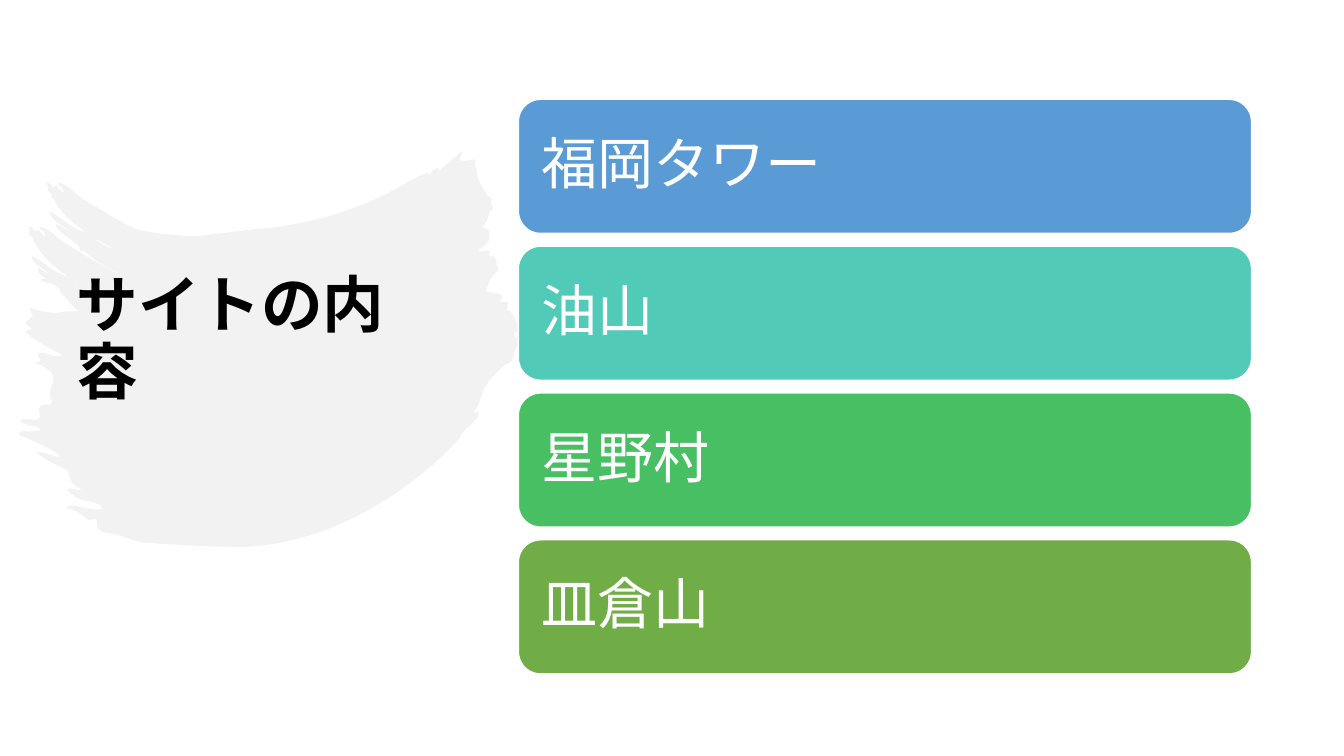
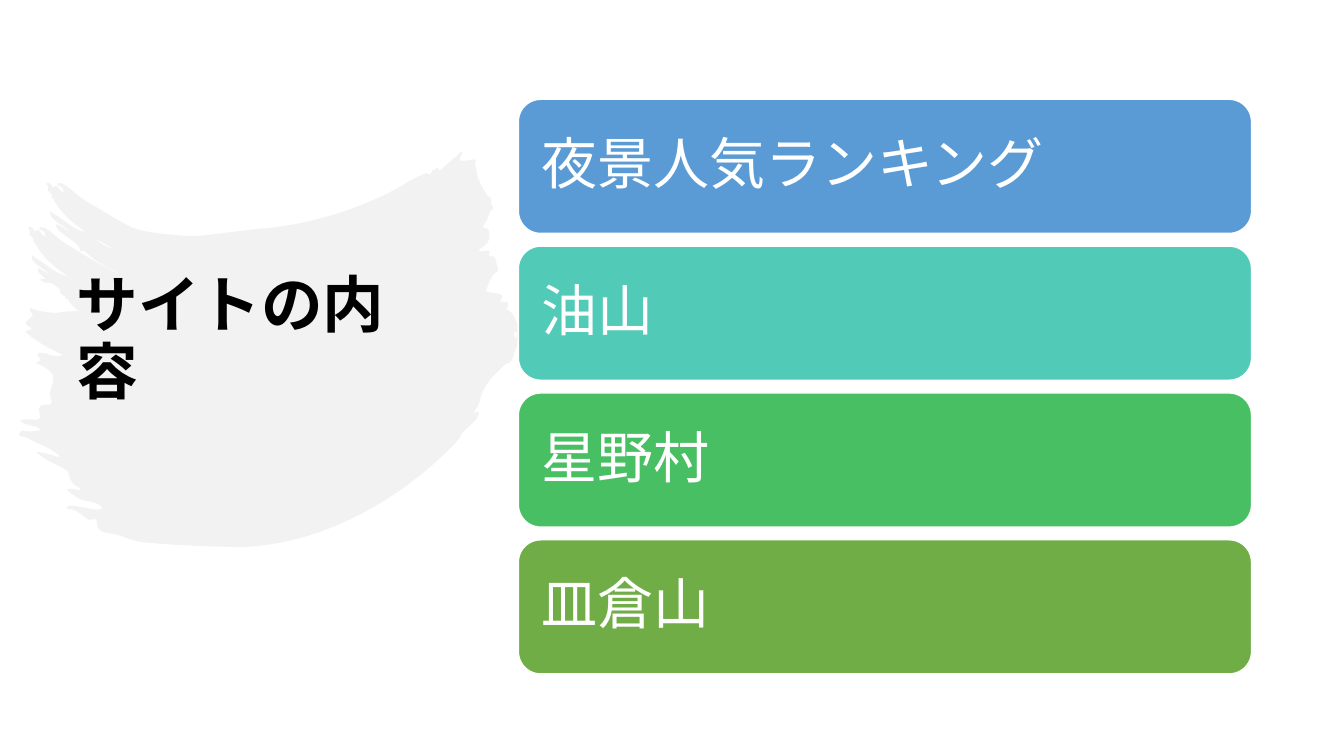
Before and after one commit to Ckg25007/zemi, a slide deck: slide 4 of 中間発表 power point/25007 大平凜音.pptx. Drawn at 1344x756 pixels with LibreOffice and Linux fonts; fonts in the diff are those of the drawing. Boxes give left, top, right and bottom in pixels: in the first picture for what was removed or moved away, otherwise in the second. Text is boxed around its words. In the diff, an @@ line names an element or a change of style, - is before the commit and + after.

```diff
--- a/中間発表 power point/25007 大平凜音.pptx
+++ b/中間発表 power point/25007 大平凜音.pptx
@@ text at (542, 137, 1044, 189): text changed @@
-福岡タワー
+夜景人気ランキング
```
Also in this commit, not shown: 2 slides added, 1 other file.
